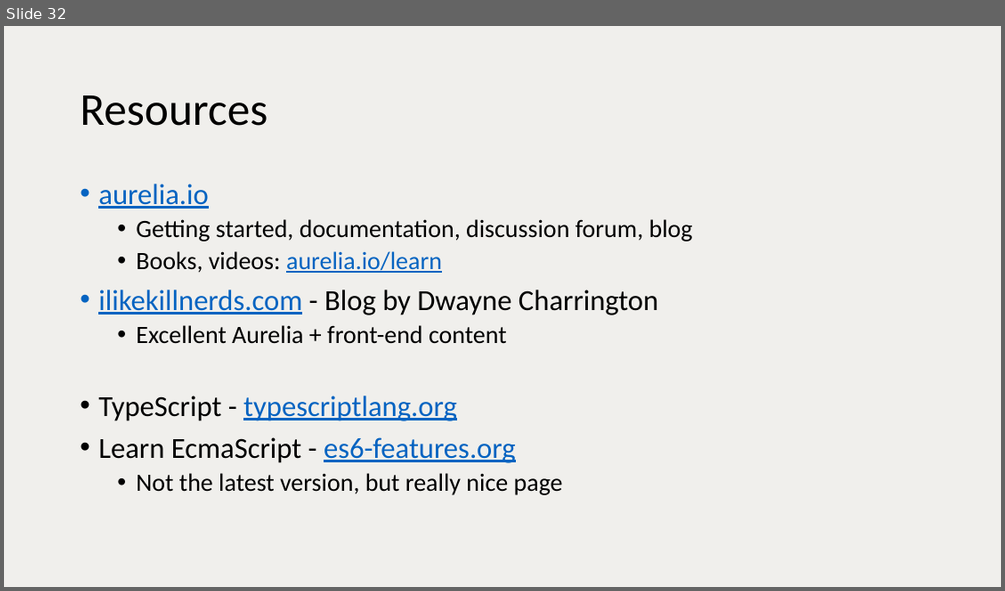
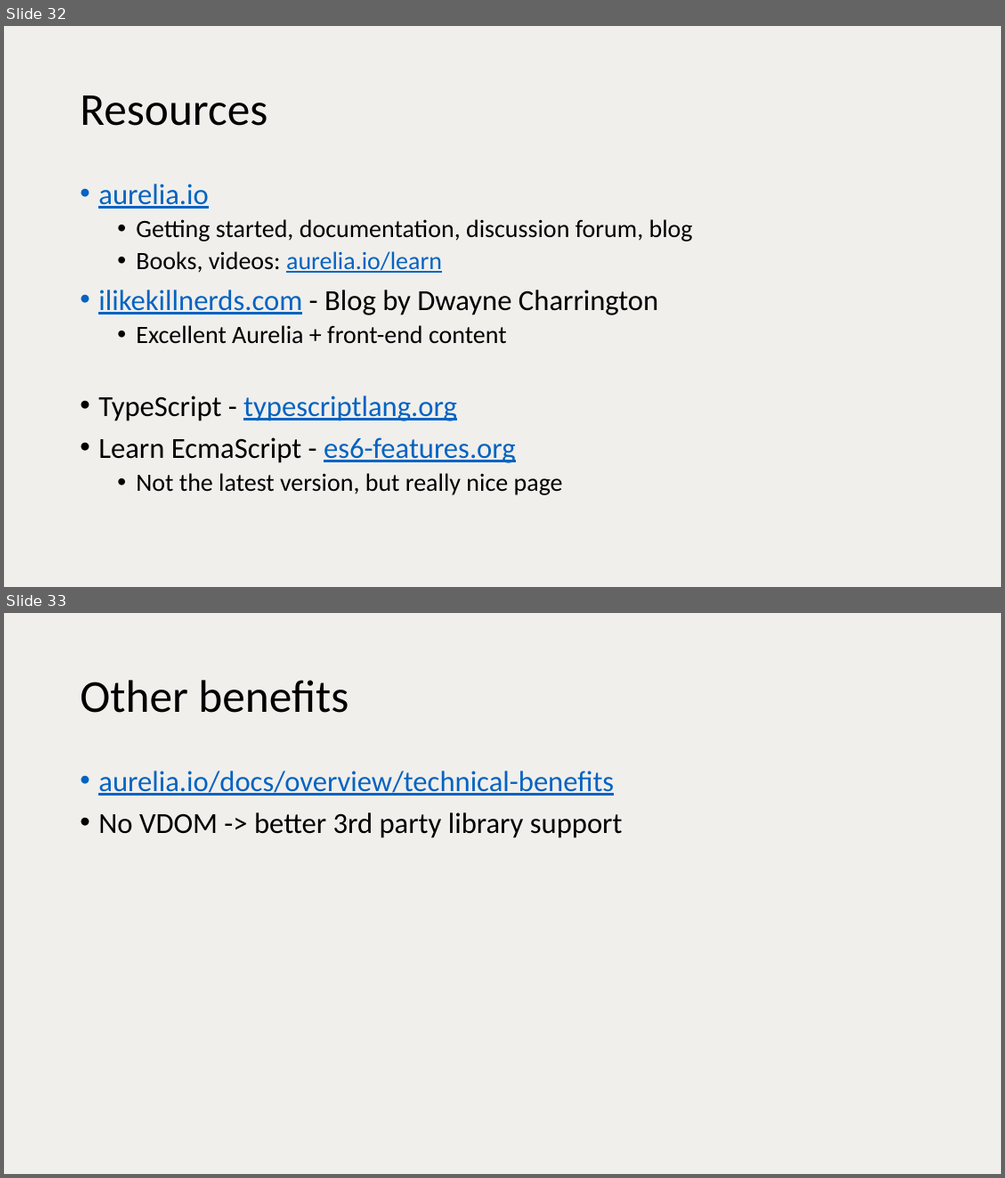
Before and after one commit to vuorinem/ADNUGTalk, a slide deck: Aurelia.pptm. Shown one above the other, each under a label of ours: slide 32 before the commit, slides 32 and 33 after it. The pictures are 1005x591 and 1005x1178 pixels, drawn with LibreOffice and Linux fonts; fonts in the diff are those of the drawing. Boxes give left, top, right and bottom in pixels: in the first picture for what was removed or moved away, otherwise in the second. Text is boxed around its words. In the diff, an @@ line names an element or a change of style, - is before the commit and + after.

```diff
--- a/Aurelia.pptm
+++ b/Aurelia.pptm
@@ slide 33 added at bbox=[4, 613, 1001, 1174], background #F0EFEC @@
@@ title added at bbox=[80, 680, 348, 713], 44 pt, text #000000 @@
+Other benefits
@@ text added at bbox=[98, 771, 623, 838], 28 pt, text #0563C1, underline @@
+• aurelia.io/docs/overview/technical-benefits
+• No VDOM -> better 3rd party library support
```
Also in this commit, not shown: 1 slide changed.
